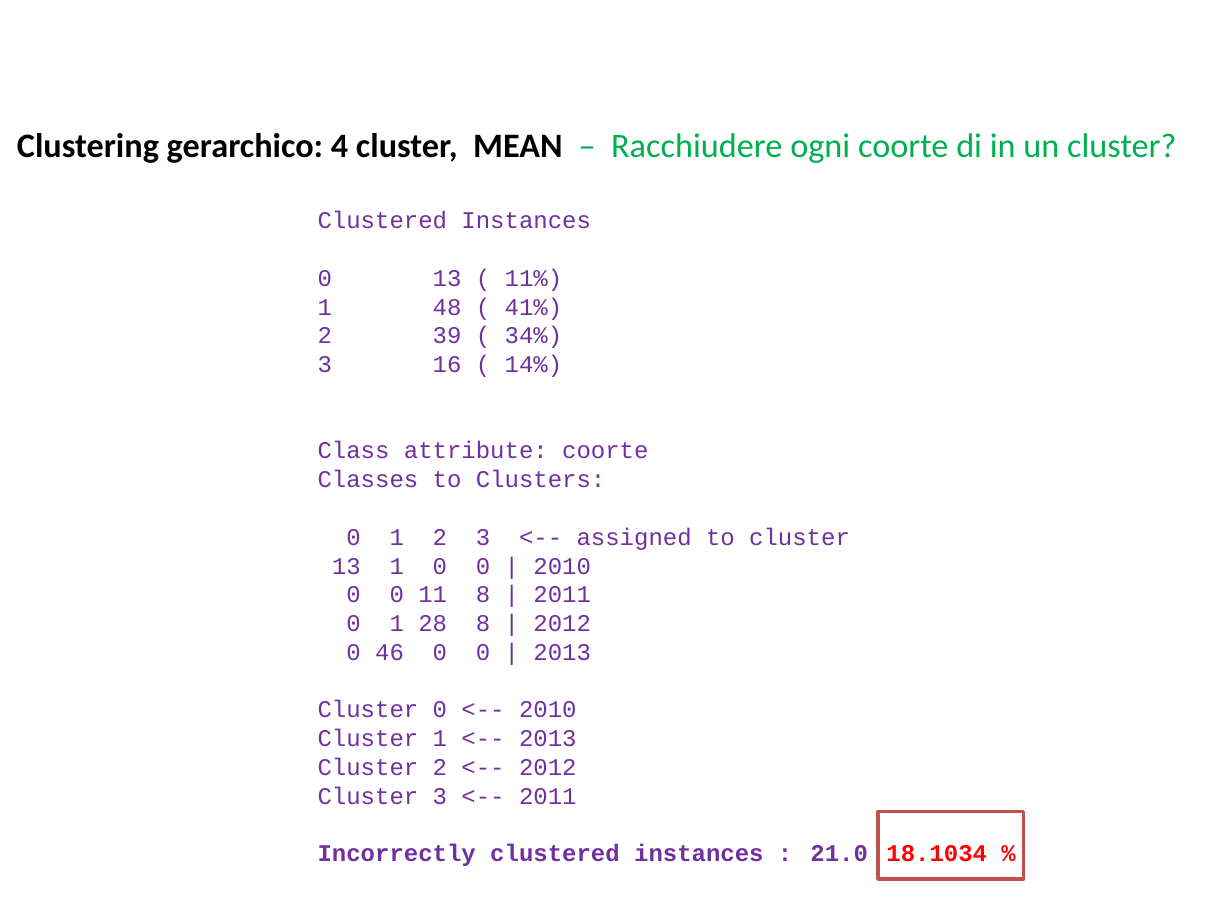
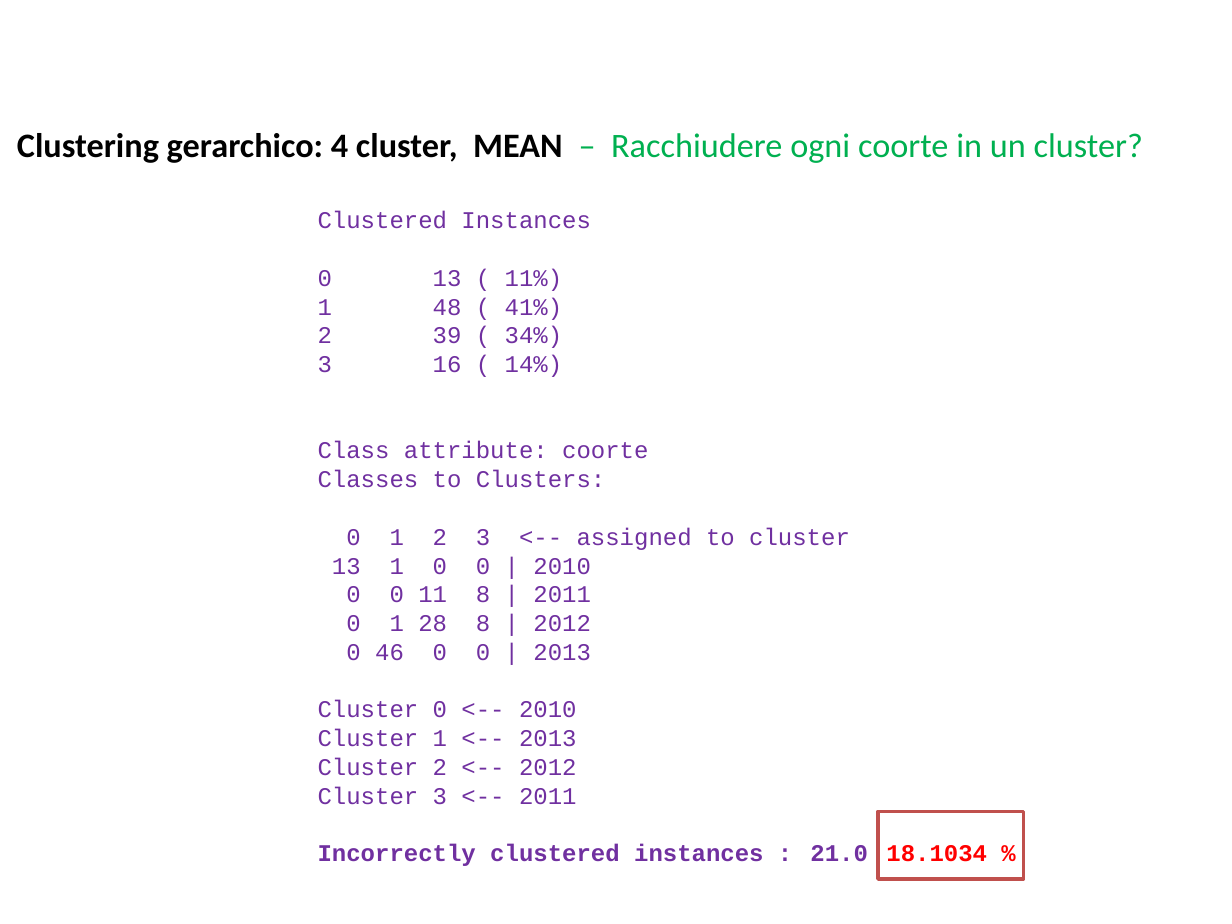
Before and after one commit to BlacknDecker/unifi, a slide deck: slide 63 of relazione.pptx. Drawn at 1232x924 pixels with LibreOffice and Linux fonts; fonts in the diff are those of the drawing; background and template pictures are left out. Boxes give left, top, right and bottom in pixels: in the first picture for what was removed or moved away, otherwise in the second. Text is boxed around its words. In the diff, an @@ line names an element or a change of style, - is before the commit and + after.

```diff
--- a/relazione.pptx
+++ b/relazione.pptx
@@ text at [17, 133, 1143, 163]: text changed; text colour #00B050 to #000000; bold on @@
-Clustering gerarchico: 4 cluster, MEAN – Racchiudere ogni coorte di in un cluster?
+Clustering gerarchico: 4 cluster, MEAN – Racchiudere ogni coorte in un cluster?
```
Also in this commit, not shown: 10 other slides changed, 2 slides added, 1 slide removed.
